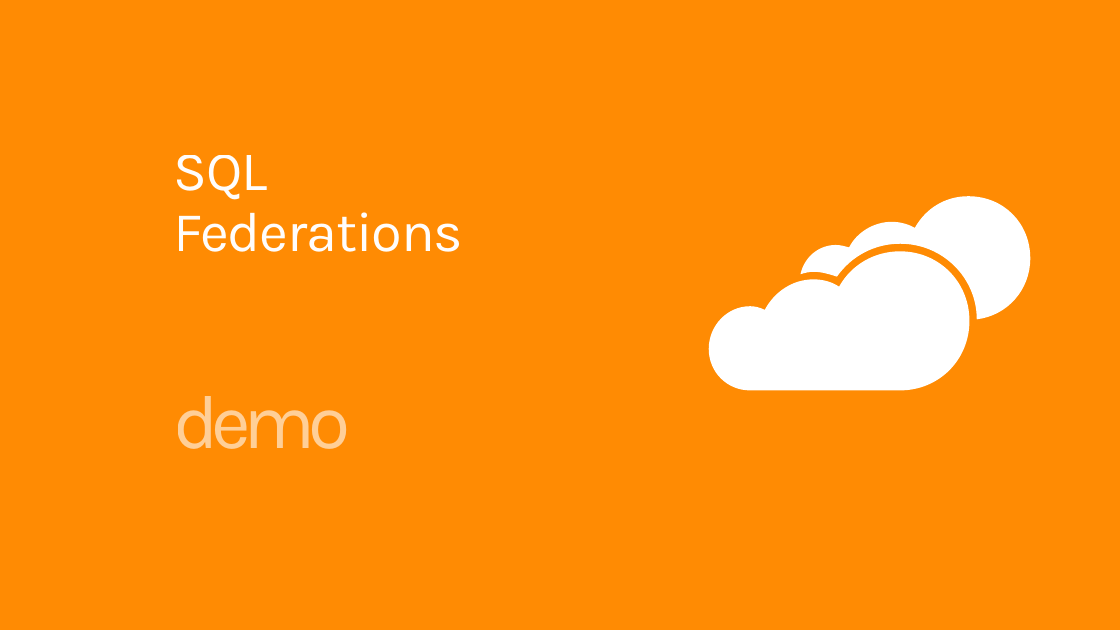
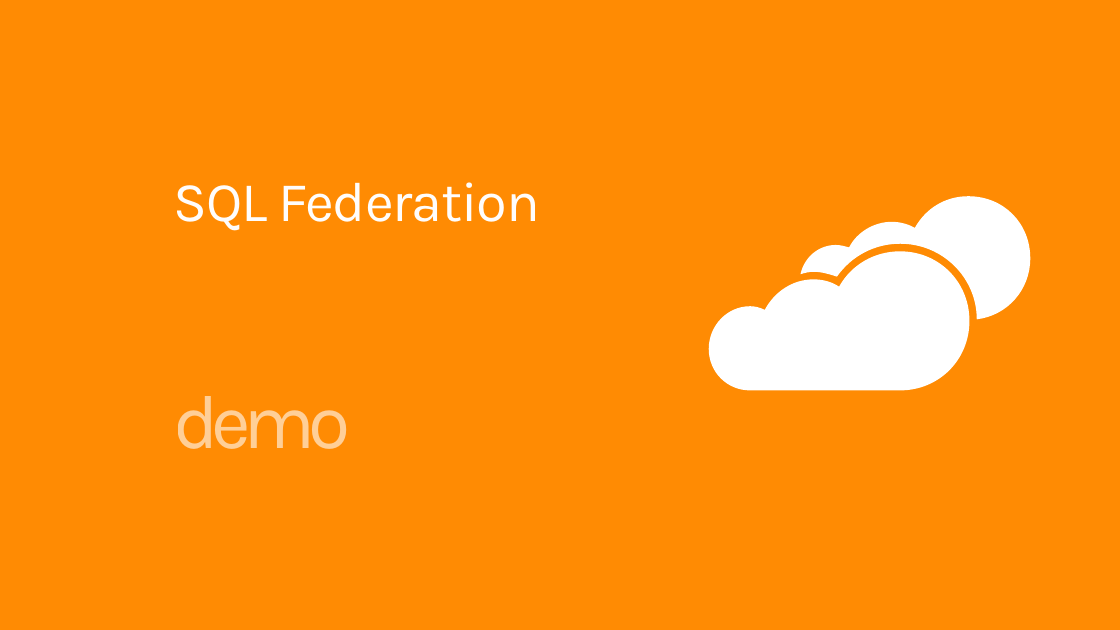
Before and after one commit to mwasham/WATK-Presentations, a slide deck: slide 29 of WindowsAzureSQLDatabase/WindowsAzureSQLDatabase.pptx. Drawn at 1120x630 pixels with LibreOffice and Linux fonts; fonts in the diff are those of the drawing. Boxes give left, top, right and bottom in pixels: in the first picture for what was removed or moved away, otherwise in the second. Text is boxed around its words. In the diff, an @@ line names an element or a change of style, - is before the commit and + after.

```diff
--- a/WindowsAzureSQLDatabase/WindowsAzureSQLDatabase.pptx
+++ b/WindowsAzureSQLDatabase/WindowsAzureSQLDatabase.pptx
@@ title at (174, 182, 540, 231): text changed @@
-SQL Federations
+SQL Federation
```
Also in this commit, not shown: 9 other slides changed, 1 slide added, 2 slides removed.
